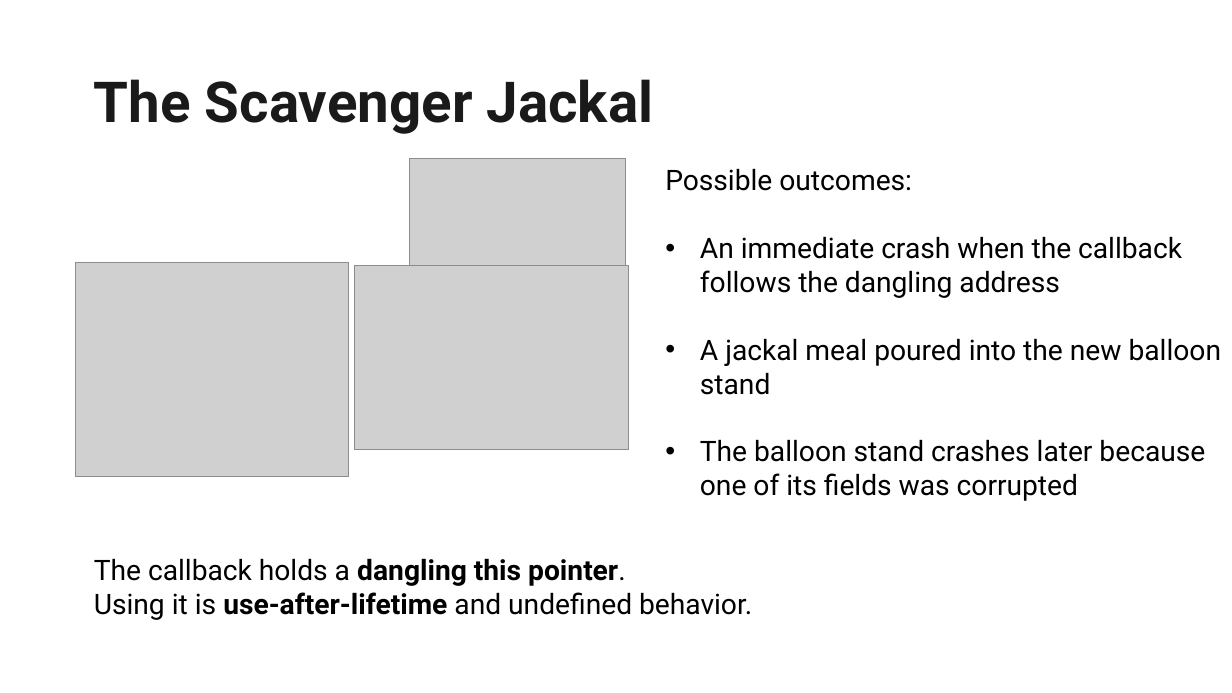
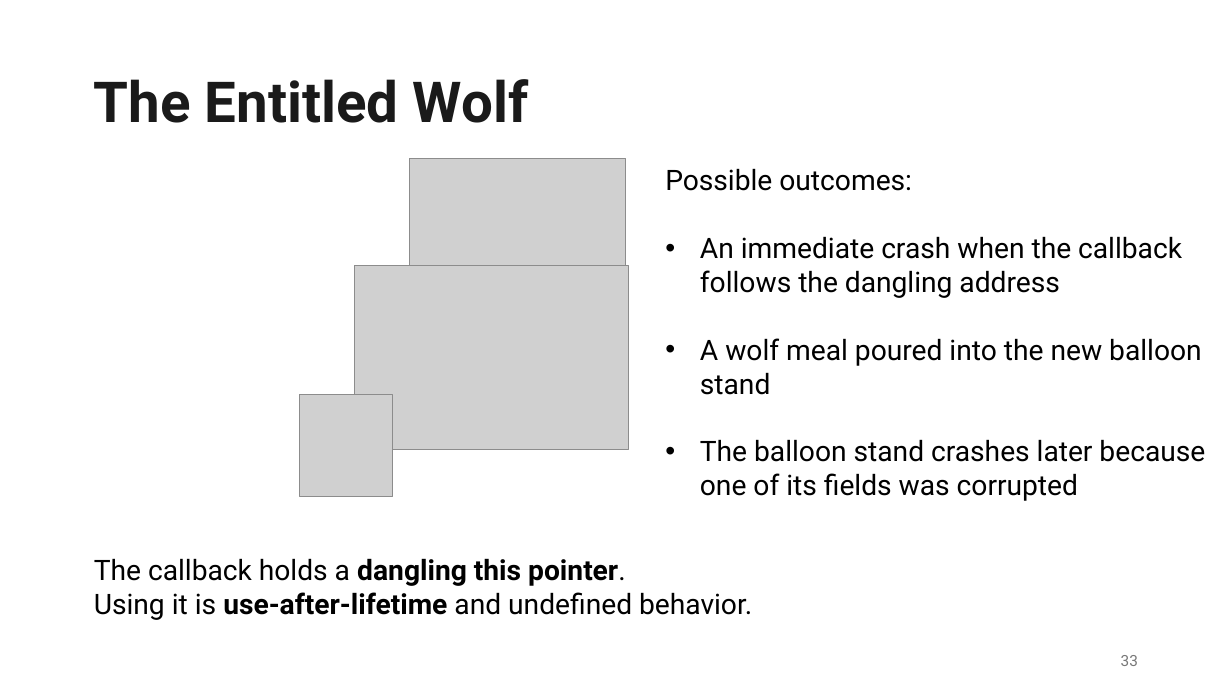
Before and after one commit to EmptySquareBubble/once_upon_a_thread, a slide deck: slide 33 of slides/Once Upon a Thread.pptx (slide 34 before the commit). Drawn at 1232x693 pixels with LibreOffice and Linux fonts; fonts in the diff are those of the drawing; grey boxes stand for pictures; background and template pictures are left out. Boxes give left, top, right and bottom in pixels: in the first picture for what was removed or moved away, otherwise in the second. Text is boxed around its words. In the diff, an @@ line names an element or a change of style, - is before the commit and + after.

```diff
--- a/slides/Once Upon a Thread.pptx
+++ b/slides/Once Upon a Thread.pptx
@@ title at (x1=94, y1=79, x2=529, y2=123): text changed @@
-The Scavenger Jackal
+The Entitled Wolf
@@ picture removed at (x1=76, y1=262, x2=349, y2=477) @@
@@ text at (x1=700, y1=338, x2=1202, y2=395): text changed @@
-• A jackal meal poured into the new balloon stand
+• A wolf meal poured into the new balloon stand
@@ picture added at (x1=299, y1=395, x2=393, y2=497) @@
@@ page number added at (x1=1121, y1=655, x2=1138, y2=666), 12 pt, text #797979 @@
+33
```
Also in this commit, not shown: 61 other slides changed, 2 slides added, 3 slides removed.
